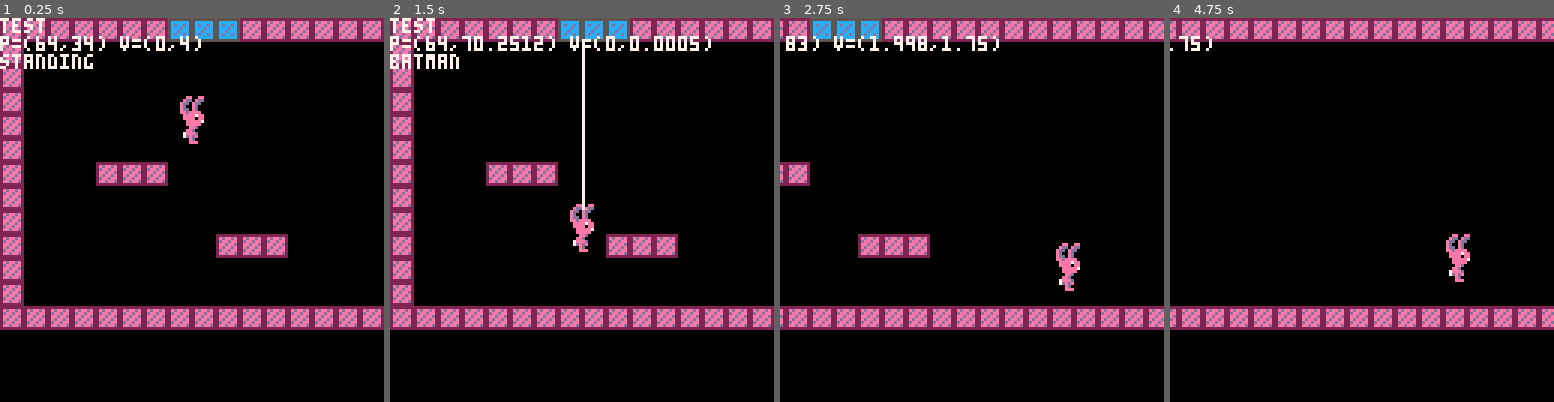
Above: before the commit, frames 1-4 (left to right).
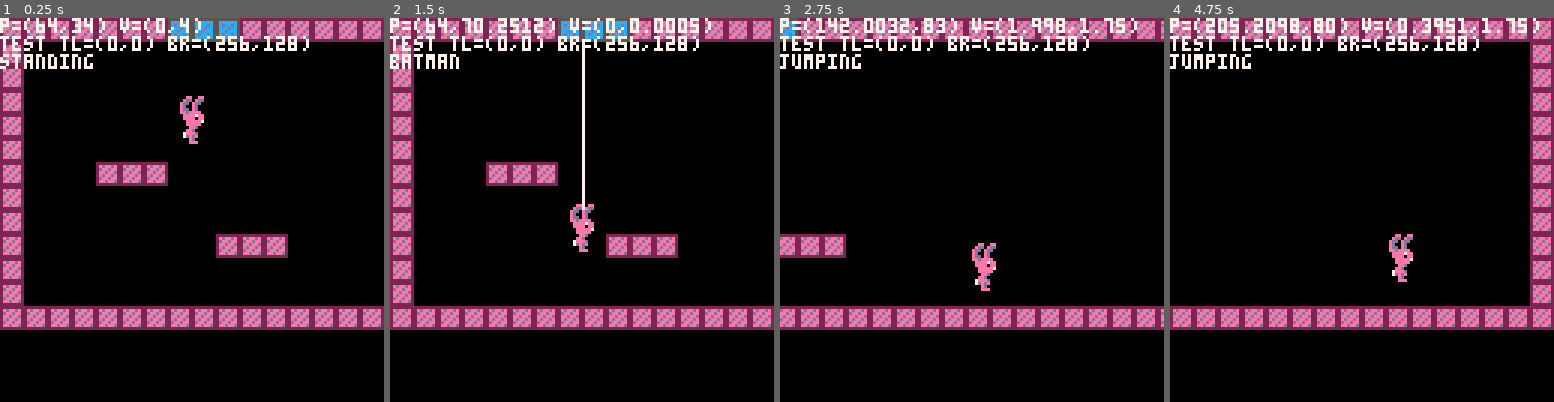
Above: after the commit, the same moments.

Repository: DeCarabas/pico_carts
Game: PICO-8 cartridge cb.p8
Same seed, same stepped clock (60 frames per second), same inputs: the game is played once before the commit and once after it.
Inputs:
- Up to frame 1 (0.25 s): no input
- Up to frame 2 (1.5 s): tap X (X key) at 0.33, 1.07 s; tap O (Z key) at 0.7 s
- Up to frame 3 (2.75 s): hold Right 1.6-2.1 s; tap O (Z key) at 1.7, 2.1, 2.5 s; tap X (X key) at 1.85 s; hold Up 2.15-2.42 s; hold Right from 2.47 s (still down)
- Up to frame 4 (4.75 s): tap O (Z key) every 0.4 s from 2.9 to 4.5 s; tap X (X key) at 2.97, 4.08 s; release Right at 3.03 s; hold Left 3.08-3.58 s; hold Down 3.63-3.97 s; hold Right 4.02-4.68 s; hold Up from 4.73 s (still down)

The runs differ from the first frame. In frame 1, 2.1% of the frame differs, in the area x 0-81%, y 0-9%; in frame 2, 2.4%; in frame 3, 14%, in the area x 0-100%, y 0-81%; in frame 4, 13%.

Commit message:
Camera tweaks and such

Diff:
--- a/cb.p8
+++ b/cb.p8
@@ -307,7 +307,9 @@
       end
     end
 
-    player_batman_len=max(player_batman_len-1, 0)
+    if player_batman_len then
+      player_batman_len=max(player_batman_len-1, 0)
+    end
   end
 
   -- ====================================================
@@ -318,12 +320,12 @@
   -- limit is that ok?
   for v in all{"x","y"} do
     local pv,cv=player_position[v],camera_position[v]
-    if pv-cv<32 then cv=pv-32 end
-    if pv-cv>96 then cv=pv-96 end
+    if pv-cv<60 then cv=pv-60 end
+    if pv-cv>68 then cv=pv-68 end
     camera_position[v] = mid(
       cv,
       current_room.top_left[v],
-      current_room.bottom_right[v])
+      current_room.bottom_right[v]-128)
   end
 end
 
@@ -350,9 +352,11 @@
     1, 2,
     facing=="left"
   )
+
+  camera()
   --pset(player_position.x,player_position.y,10)
-  print(current_room.name)
   print("p="..tostr(player_position).." v="..tostr(player_velocity),7)
+  print(current_room.name.." tl="..tostr(current_room.top_left).." br="..tostr(current_room.bottom_right))
   print(player_state)
 end
 
